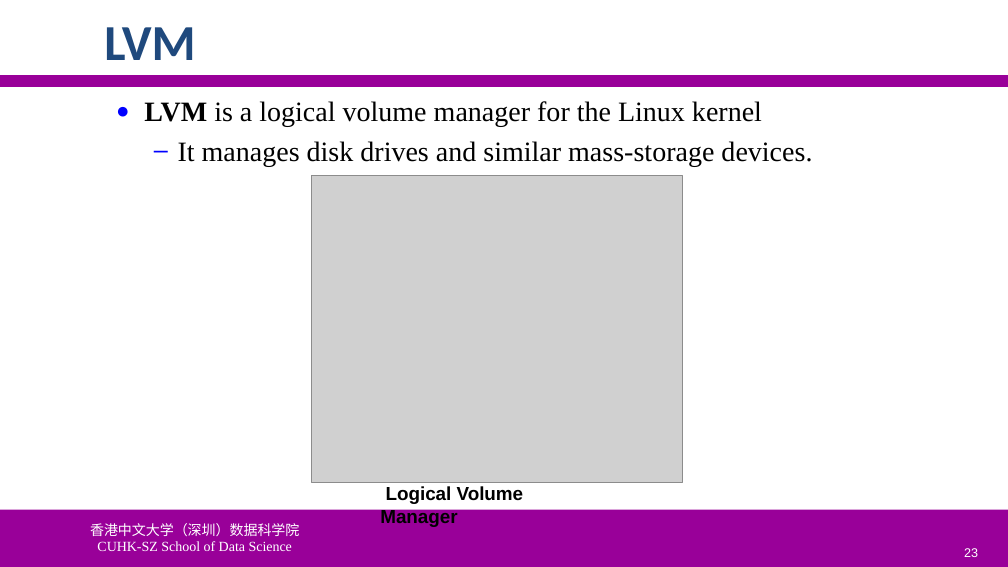
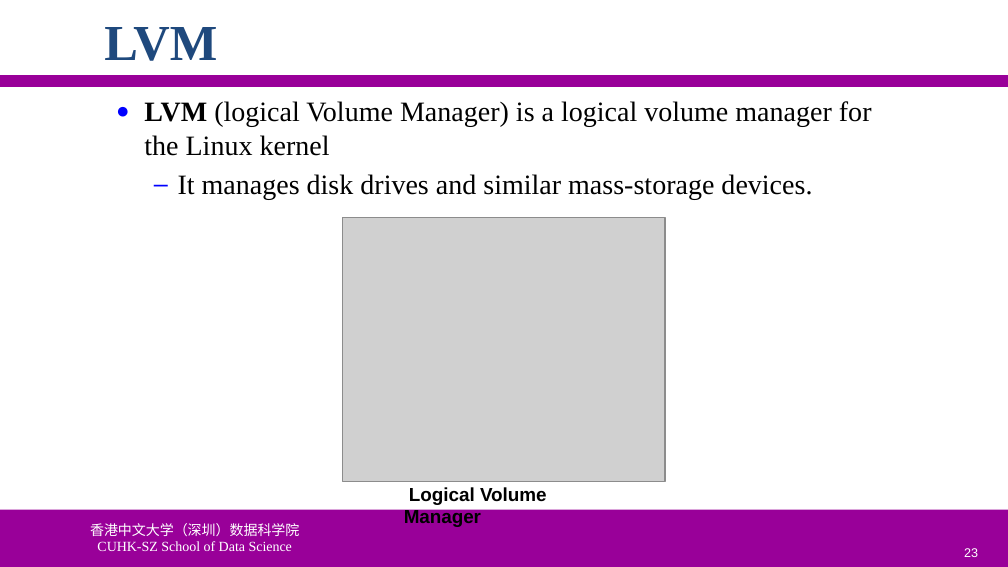
Before and after one commit to ychung1103/ychung1103.github.io, a slide deck: slide 23 of Slides/CSC6103/VT-01 Virtualization Introduction.pptx. Drawn at 1008x567 pixels with LibreOffice and Linux fonts; fonts in the diff are those of the drawing; grey boxes stand for pictures; background and template pictures are left out. Boxes give left, top, right and bottom in pixels: in the first picture for what was removed or moved away, otherwise in the second. Text is boxed around its words. In the diff, an @@ line names an element or a change of style, - is before the commit and + after.

```diff
--- a/Slides/CSC6103/VT-01 Virtualization Introduction.pptx
+++ b/Slides/CSC6103/VT-01 Virtualization Introduction.pptx
@@ title "LVM" at (104, 27, 217, 61): font Calibri to Times New Roman @@
@@ text at (144, 101, 872, 156): text changed @@
-● LVM is a logical volume manager for the Linux kernel
+● LVM (logical Volume Manager) is a logical volume manager for the Linux kernel
@@ picture: place and size @@
-picture at (311, 176, 682, 483)
+picture at (343, 218, 665, 482)
@@ text "Logical Volume Manager": place and size @@
-text "Logical Volume Manager" at (380, 486, 524, 527)
+text "Logical Volume Manager" at (404, 487, 547, 527)
```
Also in this commit, not shown: 44 other slides changed, 2 slides removed, 1 other file.
